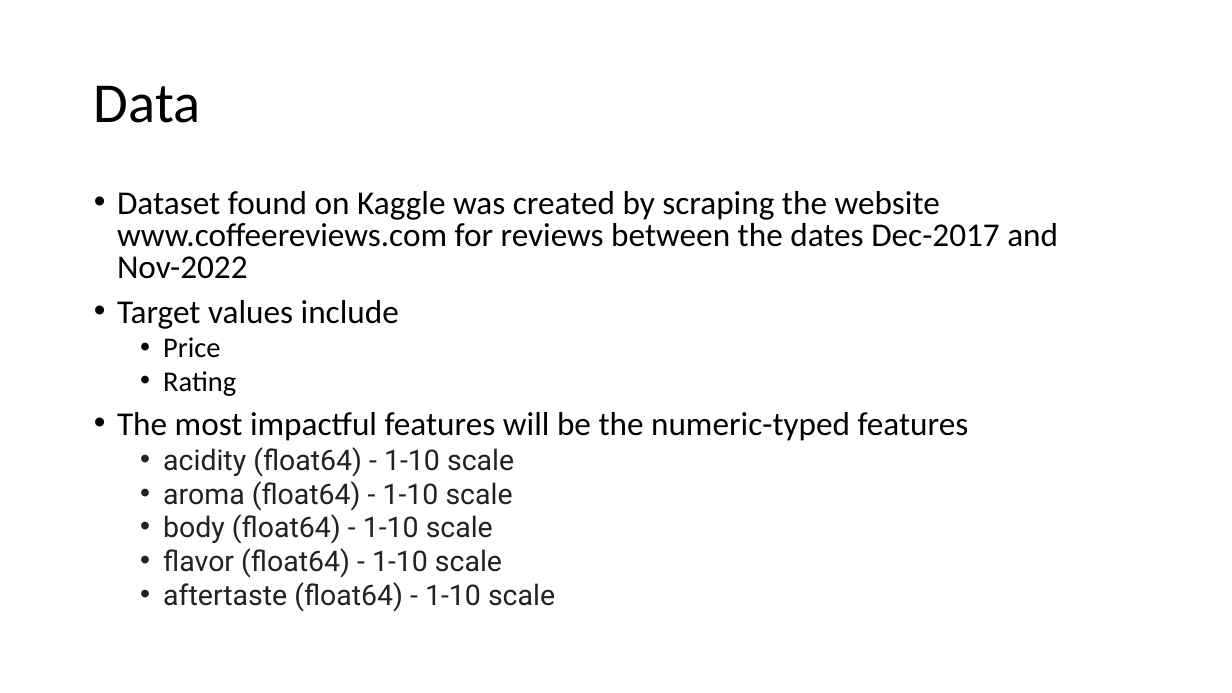
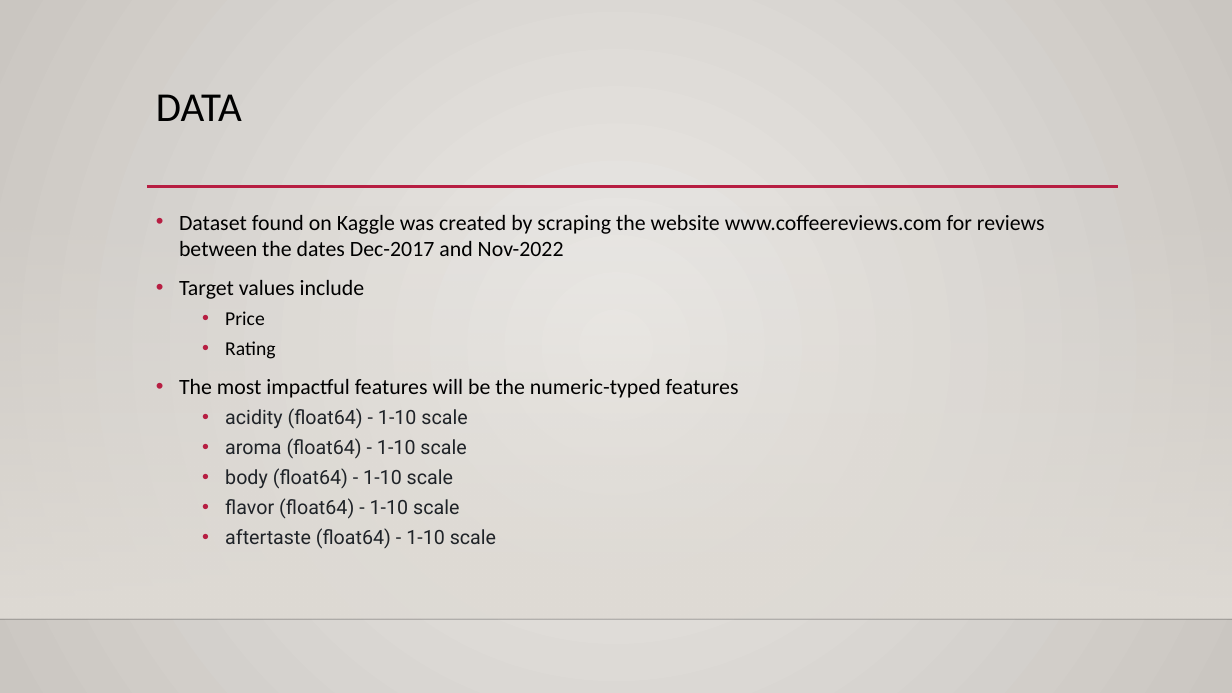
Before and after one commit to DATA-606-SPRING-2023-TUE/nicholas_data606, a slide deck: slide 4 of docs/Project_Presentation.pptx. Drawn at 1232x693 pixels with LibreOffice and Linux fonts; fonts in the diff are those of the drawing; background and template pictures are left out. Boxes give left, top, right and bottom in pixels: in the first picture for what was removed or moved away, otherwise in the second. Text is boxed around its words. In the diff, an @@ line names an element or a change of style, - is before the commit and + after.

```diff
--- a/docs/Project_Presentation.pptx
+++ b/docs/Project_Presentation.pptx
@@ background #FFFFFF to gradient #ECEAE7 to #CAC7C1 @@
@@ title "DATA" at (156, 94, 242, 121): vertical alignment middle to top @@
@@ title at (156, 94, 242, 121): text changed; size 44 to 32 pt @@
-Data
+DATA
@@ rectangle added at (0, 204, 1232, 619), fill gradient #DFDBD5 @@
@@ text "Dataset found on Kaggle was ...": place and size @@
-text "Dataset found on Kaggle was ..." at (117, 191, 1058, 612)
+text "Dataset found on Kaggle was ..." at (179, 215, 1045, 549)
@@ text "Dataset found on Kaggle was ..." at (179, 215, 1045, 549): size 25.9 to 17 pt in "Dataset found on Kaggle was created by ...", "Target values include", "The most impactful features will be the ..."; size 22.2 to 15.3 pt in "Price", "Rating", "acidity (float64) - 1-10 scale", "aroma (float64) - 1-10 scale" and 3 more places; line spacing 0.8 to 1 @@
@@ line added from (147, 187) to (1118, 187), #B71E42 2.5 pt @@
@@ line added from (0, 619) to (1232, 619), #000001 1 pt @@
```
Also in this commit, not shown: 3 other slides changed, 9 slides added, 5 slides removed.
